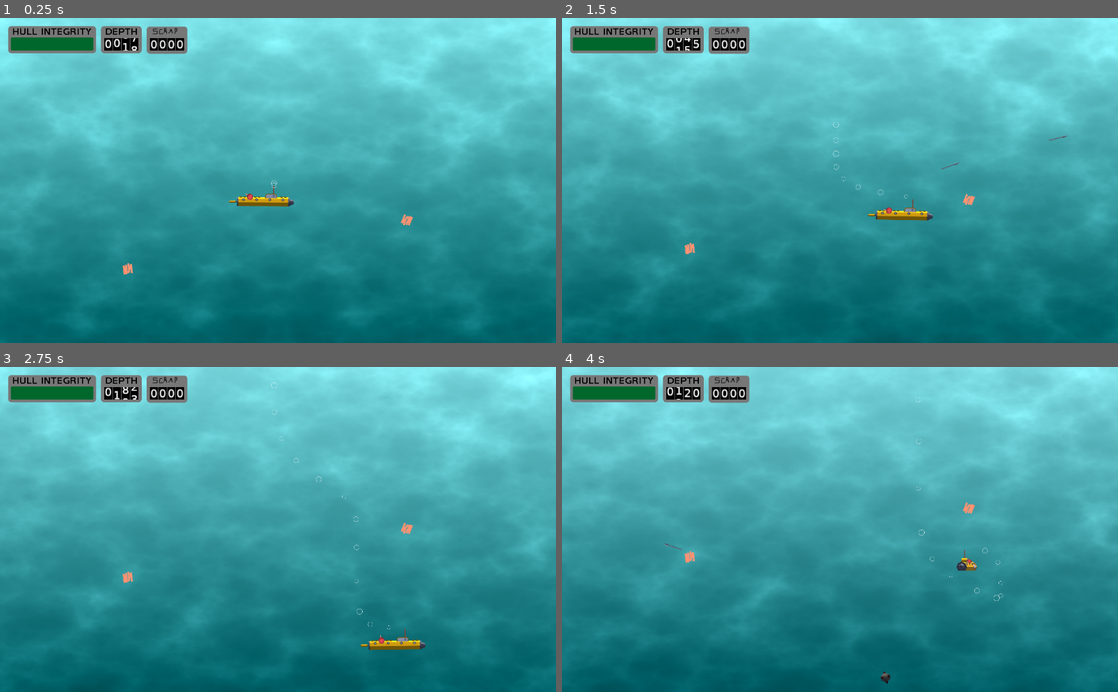
Above: before the commit, frames 1-4 (two rows, left to right).
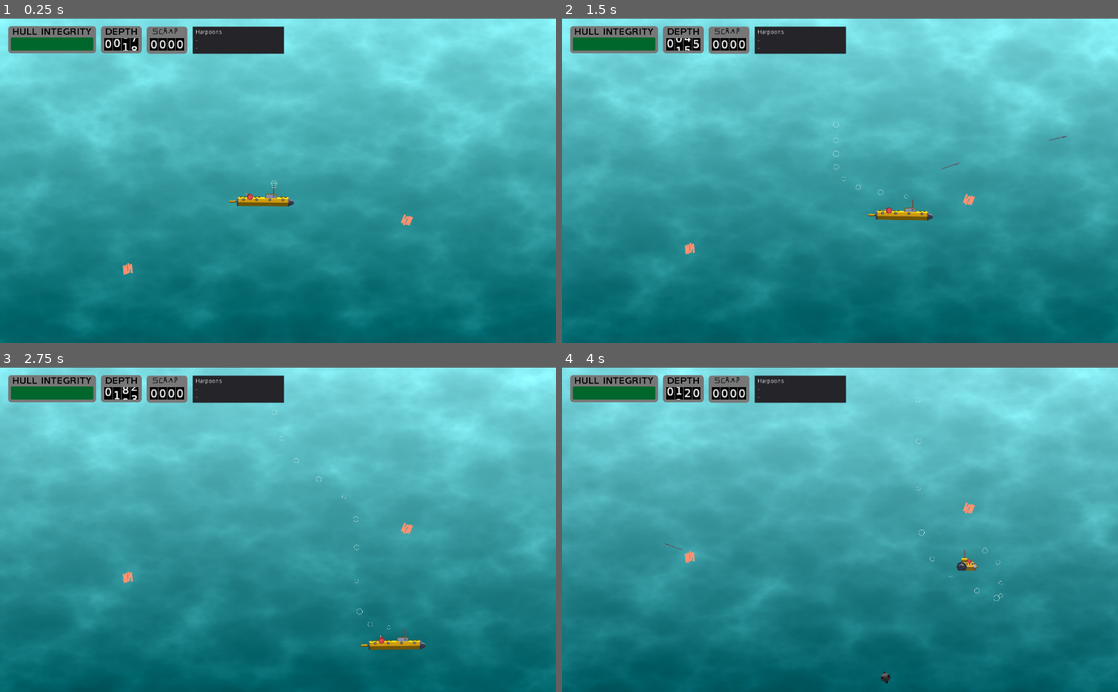
Above: after the commit, the same moments.

Repository: marc-hugh-tom/ludum-dare-48
Game: Godot game, scene res://nodes/PlayState.tscn
Same seed, same stepped clock (60 frames per second), same inputs: the game is played once before the commit and once after it.
Inputs (mouse positions are in pixels of both pictures, inside the frame that each line leads up to):
- Up to frame 1 (0.25 s): no input
- Up to frame 2 (1.5 s): move the mouse to (962, 164) at 0.52 s; press the mouse at (962, 164) at 0.53 s; hold D (ui_right) 0.53-1.28 s; move the mouse to (728, 196) at 1.27 s; release the mouse at (728, 196) at 1.28 s; hold S (ui_down) from 1.28 s (still down); right-click (728, 196) at 1.35 s
- Up to frame 3 (2.75 s): move the mouse to (333, 458) at 2.02 s; release S (ui_down) at 2.03 s; hold D (ui_right) from 2.03 s (still down); hold Space (fire_tertiary) from 2.03 s (still down)
- Up to frame 4 (4 s): move the mouse to (812, 594) at 2.77 s; release D (ui_right) at 2.78 s; release Space (fire_tertiary) at 2.78 s; hold W (ui_up) 2.78-3.53 s; click (812, 594) at 2.85 s; move the mouse to (1006, 578) at 3.52 s; hold A (ui_left) from 3.53 s (still down); hold Right mouse button (fire_secondary) from 3.53 s (still down)

The runs differ from the first frame. In frame 1, 1.6% of the frame differs, in the area x 0-100%, y 0-12%; in frame 2, 1.6%; in frame 3, 1.6%; in frame 4, 1.6%.

Commit message:
Basic weapons indicator HUD

Diff:
--- a/Arsenal.gd
+++ b/Arsenal.gd
@@ -1,11 +1,4 @@
 extends Node2D
-
-
-signal equip_primary(weapon)
-signal equip_secondary(weapon)
-signal equip_tertiary(weapon)
-
-signal equip_weapon(weapon)
 
 onready var sub = get_parent()
 onready var turret = sub.get_node("Turret")
@@ -50,17 +43,16 @@
 		primary_weapon.queue_free()
 	var weapon = WeaponResources[weapon_name].instance()
 	primary_weapon = weapon
-	emit_signal("equip_primary", weapon)
 	equip_weapon(weapon)
-
+	get_tree().call_group("WeaponSlots", "equip_primary", weapon)
 
 func equip_secondary(weapon_name):
 	if secondary_weapon:
 		secondary_weapon.queue_free()
 	var weapon = WeaponResources[weapon_name].instance()
 	secondary_weapon = weapon
-	emit_signal("equip_secondary", weapon)
 	equip_weapon(weapon)
+	get_tree().call_group("WeaponSlots", "equip_secondary", weapon)
 
 
 func equip_tertiary(weapon_name):
@@ -68,13 +60,13 @@
 		tertiary_weapon.queue_free()
 	var weapon = WeaponResources[weapon_name].instance()
 	tertiary_weapon = weapon
-	emit_signal("equip_tertiary", weapon)
 	equip_weapon(weapon)
+	get_tree().call_group("WeaponSlots", "equip_tertiary", weapon)
 
 
 func equip_weapon(weapon):
 	turret.add_child(weapon)
 	weapon.set_owner(sub.get_owner())
-	emit_signal("equip_weapon", weapon)
 	$AudioStreamPlayer.stream = load("res://assets/sounds/equip_weapon.ogg")
 	$AudioStreamPlayer.play()
+	get_tree().call_group("WeaponSlots", "equip", weapon)
--- /dev/null
+++ b/Scenes/HUD/WeaponIndicator.gd
@@ -0,0 +1,24 @@
+extends Node2D
+
+onready var primary_label = $Panel/Grid/Primary
+onready var secondary_label = $Panel/Grid/Secondary
+onready var tertiary_label = $Panel/Grid/Tetiary
+
+func _ready():
+	add_to_group("WeaponSlots")
+
+func equip_primary(weapon):
+	primary_label.text = get_weapon_name(weapon)
+
+func equip_secondary(weapon):
+	secondary_label.text = get_weapon_name(weapon)
+
+func equip_tertiary(weapon):
+	tertiary_label.text = get_weapon_name(weapon)
+
+func get_weapon_name(weapon):
+	if weapon and weapon.has_method("get_weapon_name"):
+		return weapon.get_weapon_name()
+	if weapon and weapon.has_method("get_name"):
+		return weapon.get_name()
+	return "Weapon"
--- /dev/null
+++ b/Scenes/HUD/WeaponIndicator.tscn
@@ -0,0 +1,50 @@
+[gd_scene load_steps=2 format=2]
+
+[ext_resource path="res://Scenes/HUD/WeaponIndicator.gd" type="Script" id=1]
+
+[node name="WeaponIndicator" type="Node2D" groups=[
+"WeaponSlots",
+]]
+script = ExtResource( 1 )
+
+[node name="Panel" type="Panel" parent="."]
+margin_right = 168.0
+margin_bottom = 50.0
+__meta__ = {
+"_edit_use_anchors_": false
+}
+
+[node name="Grid" type="GridContainer" parent="Panel"]
+anchor_right = 1.0
+anchor_bottom = 1.0
+margin_left = 5.0
+margin_top = 5.0
+margin_right = -5.0
+margin_bottom = -5.0
+rect_scale = Vector2( 0.8, 0.8 )
+__meta__ = {
+"_edit_use_anchors_": false
+}
+
+[node name="Primary" type="Label" parent="Panel/Grid"]
+margin_right = 158.0
+margin_bottom = 14.0
+size_flags_horizontal = 3
+size_flags_vertical = 6
+text = "-"
+
+[node name="Secondary" type="Label" parent="Panel/Grid"]
+margin_top = 18.0
+margin_right = 158.0
+margin_bottom = 32.0
+size_flags_horizontal = 3
+size_flags_vertical = 6
+text = "-"
+
+[node name="Tertiary" type="Label" parent="Panel/Grid"]
+margin_top = 36.0
+margin_right = 158.0
+margin_bottom = 50.0
+size_flags_horizontal = 3
+size_flags_vertical = 6
+text = "-"
--- a/Scenes/Weapons/HarpoonGun.gd
+++ b/Scenes/Weapons/HarpoonGun.gd
@@ -1,6 +1,9 @@
 extends Node2D
 
 const Harpoon = preload("res://Scenes/Weapons/Harpoon.tscn")
+
+func get_weapon_name():
+	return "Harpoons"
 
 
 func firing():
--- a/nodes/PlayState.tscn
+++ b/nodes/PlayState.tscn
@@ -8,11 +8,13 @@
 [ext_resource path="res://scripts/PlayState.gd" type="Script" id=6]
 [ext_resource path="res://nodes/DepthCounter.tscn" type="PackedScene" id=7]
 [ext_resource path="res://Scenes/Mine/MineSpawner.tscn" type="PackedScene" id=8]
+[ext_resource path="res://Scenes/HUD/WeaponIndicator.tscn" type="PackedScene" id=9]
 
 [node name="PlayState" type="Node2D"]
 script = ExtResource( 6 )
 
 [node name="Background" parent="." instance=ExtResource( 4 )]
+position = Vector2( 0, 0.840912 )
 
 [node name="Foreground" type="Node2D" parent="."]
 
@@ -36,4 +38,7 @@
 [node name="scrap_meter" parent="HUD" instance=ExtResource( 2 )]
 position = Vector2( 307.681, 48.7217 )
 
+[node name="PrimaryIndicator" parent="HUD" instance=ExtResource( 9 )]
+position = Vector2( 355.099, 15.8259 )
+
 [node name="MineSpawner" parent="." instance=ExtResource( 8 )]
--- a/nodes/sub.tscn
+++ b/nodes/sub.tscn
@@ -28,20 +28,20 @@
 "name": "r",
 "speed": 5.0
 }, {
-"frames": [ ExtResource( 24 ), ExtResource( 23 ), ExtResource( 16 ), ExtResource( 14 ), ExtResource( 13 ), ExtResource( 15 ), ExtResource( 12 ), ExtResource( 11 ), ExtResource( 5 ), ExtResource( 8 ), ExtResource( 4 ), ExtResource( 6 ), ExtResource( 7 ), ExtResource( 9 ), ExtResource( 10 ), ExtResource( 2 ) ],
-"loop": false,
-"name": "flip_r_l",
-"speed": 20.0
+"frames": [ ExtResource( 2 ) ],
+"loop": false,
+"name": "l",
+"speed": 5.0
 }, {
 "frames": [ ExtResource( 2 ), ExtResource( 10 ), ExtResource( 9 ), ExtResource( 7 ), ExtResource( 6 ), ExtResource( 4 ) …(191 unchanged characters)…
 "loop": false,
 "name": "flip_l_r",
 "speed": 20.0
 }, {
-"frames": [ ExtResource( 2 ) ],
-"loop": false,
-"name": "l",
-"speed": 5.0
+"frames": [ ExtResource( 24 ), ExtResource( 23 ), ExtResource( 16 ), ExtResource( 14 ), ExtResource( 13 ), ExtResource( 15 ), ExtResource( 12 ), ExtResource( 11 ), ExtResource( 5 ), ExtResource( 8 ), ExtResource( 4 ), ExtResource( 6 ), ExtResource( 7 ), ExtResource( 9 ), ExtResource( 10 ), ExtResource( 2 ) ],
+"loop": false,
+"name": "flip_r_l",
+"speed": 20.0
 } ]
 
 [sub_resource type="CapsuleShape2D" id=2]
@@ -77,64 +77,52 @@
 "values": [ 0, 1, 2, 3, 4, 5, 6, 7, 8, 9, 10, 11, 12, 13, 14, 15, 0 ]
 }
 tracks/2/type = "value"
-tracks/2/path = NodePath("CollisionShape2D:shape:height")
+tracks/2/path = NodePath("Turret:position")
 tracks/2/interp = 1
 tracks/2/loop_wrap = true
 tracks/2/imported = false
 tracks/2/enabled = true
 tracks/2/keys = {
-"times": PoolRealArray( 0, 0.4, 0.8 ),
-"transitions": PoolRealArray( 1, 1, 1 ),
-"update": 0,
-"values": [ 272.726, 40.0, 272.726 ]
+"times": PoolRealArray( 0, 0.8 ),
+"transitions": PoolRealArray( 1, 1 ),
+"update": 0,
+"values": [ Vector2( -63.6364, 21.2121 ), Vector2( 63.636, 21.212 ) ]
 }
 tracks/3/type = "value"
-tracks/3/path = NodePath("Particles2D:position")
+tracks/3/path = NodePath("CollisionShape2D:shape:height")
 tracks/3/interp = 1
 tracks/3/loop_wrap = true
 tracks/3/imported = false
 tracks/3/enabled = true
 tracks/3/keys = {
-"times": PoolRealArray( 0, 0.8 ),
-"transitions": PoolRealArray( 1, 1 ),
-"update": 0,
-"values": [ Vector2( 69.697, -42.4242 ), Vector2( -69.697, -42.424 ) ]
+"times": PoolRealArray( 0, 0.4, 0.8 ),
+"transitions": PoolRealArray( 1, 1, 1 ),
+"update": 0,
+"values": [ 272.726, 40.0, 272.726 ]
 }
 tracks/4/type = "value"
-tracks/4/path = NodePath("Turret:position")
+tracks/4/path = NodePath("Turret:scale")
 tracks/4/interp = 1
 tracks/4/loop_wrap = true
 tracks/4/imported = false
 tracks/4/enabled = true
 tracks/4/keys = {
-"times": PoolRealArray( 0, 0.8 ),
-"transitions": PoolRealArray( 1, 1 ),
-"update": 0,
-"values": [ Vector2( -63.6364, 21.2121 ), Vector2( 63.636, 21.212 ) ]
+"times": PoolRealArray( 0, 0.4, 0.8 ),
+"transitions": PoolRealArray( 1, 1, 1 ),
+"update": 0,
+"values": [ Vector2( 0.5, 0.5 ), Vector2( 0.3, 0.3 ), Vector2( 0.5, 0.5 ) ]
 }
 tracks/5/type = "value"
-tracks/5/path = NodePath("Turret:scale")
+tracks/5/path = NodePath("Particles2D:position")
 tracks/5/interp = 1
 tracks/5/loop_wrap = true
 tracks/5/imported = false
 tracks/5/enabled = true
 tracks/5/keys = {
-"times": PoolRealArray( 0, 0.4, 0.8 ),
-"transitions": PoolRealArray( 1, 1, 1 ),
-"update": 0,
-"values": [ Vector2( 0.5, 0.5 ), Vector2( 0.3, 0.3 ), Vector2( 0.5, 0.5 ) ]
-}
-tracks/6/type = "value"
-tracks/6/path = NodePath("Turret:visible")
-tracks/6/interp = 1
-tracks/6/loop_wrap = true
-tracks/6/imported = false
-tracks/6/enabled = true
-tracks/6/keys = {
-"times": PoolRealArray( 0, 0.35, 0.45 ),
-"transitions": PoolRealArray( 1, 1, 1 ),
-"update": 1,
-"values": [ true, false, true ]
+"times": PoolRealArray( 0, 0.8 ),
+"transitions": PoolRealArray( 1, 1 ),
+"update": 0,
+"values": [ Vector2( 69.697, -42.4242 ), Vector2( -69.697, -42.424 ) ]
 }
 
 [sub_resource type="Animation" id=4]
@@ -166,64 +154,52 @@
 "values": [ 0, 1, 2, 3, 4, 5, 6, 7, 8, 9, 10, 11, 12, 13, 14, 15, 0 ]
 }
 tracks/2/type = "value"
-tracks/2/path = NodePath("CollisionShape2D:shape:height")
+tracks/2/path = NodePath("Turret:position")
 tracks/2/interp = 1
 tracks/2/loop_wrap = true
 tracks/2/imported = false
 tracks/2/enabled = true
 tracks/2/keys = {
-"times": PoolRealArray( 0, 0.4, 0.8 ),
-"transitions": PoolRealArray( 1, 1, 1 ),
-"update": 0,
-"values": [ 272.726, 40.0, 272.726 ]
+"times": PoolRealArray( 0, 0.8 ),
+"transitions": PoolRealArray( 1, 1 ),
+"update": 0,
+"values": [ Vector2( 63.636, 21.212 ), Vector2( -63.6364, 21.2121 ) ]
 }
 tracks/3/type = "value"
-tracks/3/path = NodePath("Particles2D:position")
+tracks/3/path = NodePath("CollisionShape2D:shape:height")
 tracks/3/interp = 1
 tracks/3/loop_wrap = true
 tracks/3/imported = false
 tracks/3/enabled = true
 tracks/3/keys = {
-"times": PoolRealArray( 0, 0.8 ),
-"transitions": PoolRealArray( 1, 1 ),
-"update": 0,
-"values": [ Vector2( -69.697, -42.424 ), Vector2( 69.697, -42.4242 ) ]
+"times": PoolRealArray( 0, 0.4, 0.8 ),
+"transitions": PoolRealArray( 1, 1, 1 ),
+"update": 0,
+"values": [ 272.726, 40.0, 272.726 ]
 }
 tracks/4/type = "value"
-tracks/4/path = NodePath("Turret:position")
+tracks/4/path = NodePath("Turret:scale")
 tracks/4/interp = 1
 tracks/4/loop_wrap = true
 tracks/4/imported = false
 tracks/4/enabled = true
 tracks/4/keys = {
-"times": PoolRealArray( 0, 0.8 ),
-"transitions": PoolRealArray( 1, 1 ),
-"update": 0,
-"values": [ Vector2( 63.636, 21.212 ), Vector2( -63.6364, 21.2121 ) ]
+"times": PoolRealArray( 0, 0.4, 0.8 ),
+"transitions": PoolRealArray( 1, 1, 1 ),
+"update": 0,
+"values": [ Vector2( 0.5, 0.5 ), Vector2( 0.3, 0.3 ), Vector2( 0.5, 0.5 ) ]
 }
 tracks/5/type = "value"
-tracks/5/path = NodePath("Turret:scale")
+tracks/5/path = NodePath("Particles2D:position")
 tracks/5/interp = 1
 tracks/5/loop_wrap = true
 tracks/5/imported = false
 tracks/5/enabled = true
 tracks/5/keys = {
-"times": PoolRealArray( 0, 0.4, 0.8 ),
-"transitions": PoolRealArray( 1, 1, 1 ),
-"update": 0,
-"values": [ Vector2( 0.5, 0.5 ), Vector2( 0.3, 0.3 ), Vector2( 0.5, 0.5 ) ]
-}
-tracks/6/type = "value"
-tracks/6/path = NodePath("Turret:visible")
-tracks/6/interp = 1
-tracks/6/loop_wrap = true
-tracks/6/imported = false
-tracks/6/enabled = true
-tracks/6/keys = {
-"times": PoolRealArray( 0, 0.35, 0.45, 0.8 ),
-"transitions": PoolRealArray( 1, 1, 1, 1 ),
-"update": 1,
-"values": [ true, false, true, true ]
+"times": PoolRealArray( 0, 0.8 ),
+"transitions": PoolRealArray( 1, 1 ),
+"update": 0,
+"values": [ Vector2( -69.697, -42.424 ), Vector2( 69.697, -42.4242 ) ]
 }
 
 [node name="sub" type="KinematicBody2D"]
Not shown: 1 places in nodes/PlayState.tscn that only renumber resources
